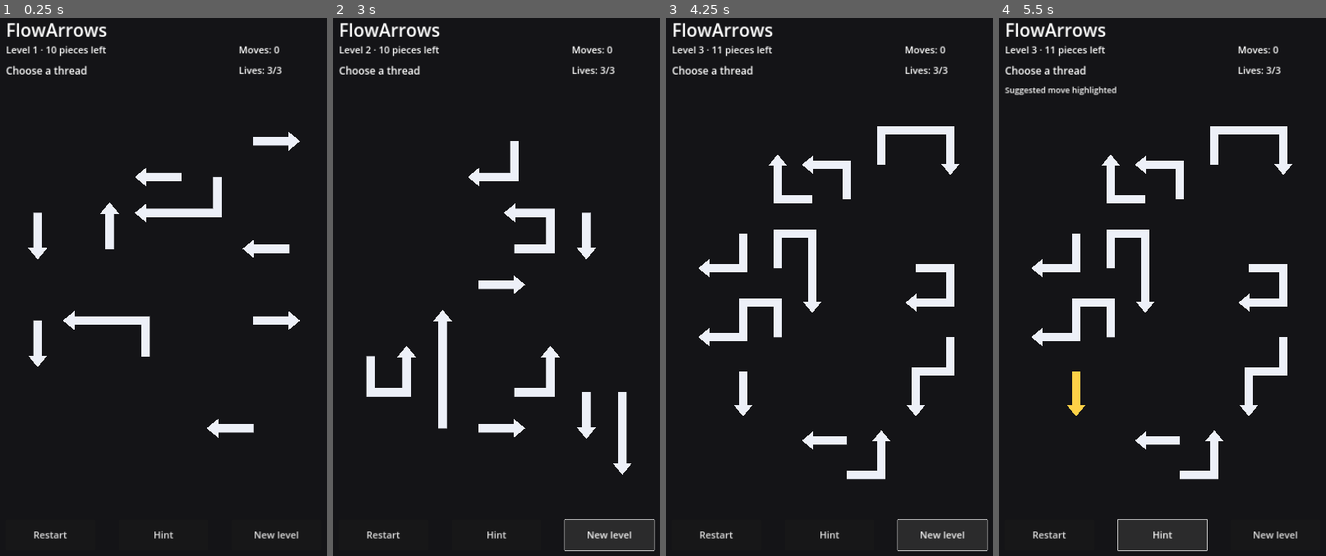
Above: before the commit, frames 1-4 (left to right).
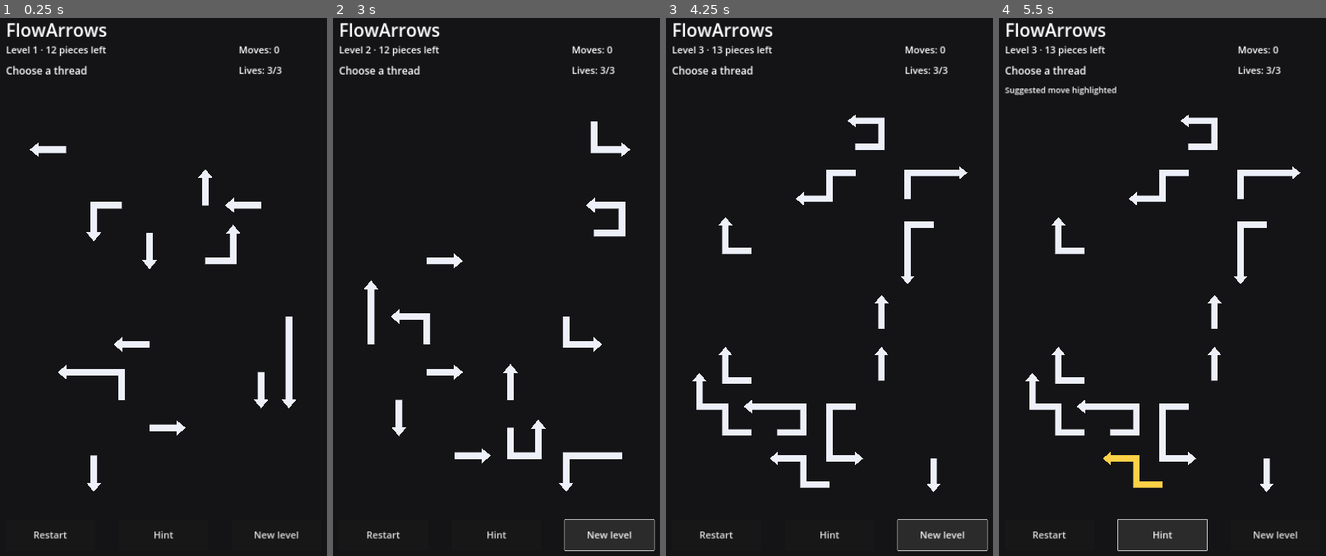
Above: after the commit, the same moments.

Repository: AiRigaLabs01/FlowArrows
Game: Godot game, scene res://src/game/main.tscn
Same seed, same stepped clock (60 frames per second), same inputs: the game is played once before the commit and once after it.
Inputs:
- Up to frame 1 (0.25 s): no input
- Up to frame 2 (3 s): click "Restart" at 0.5 s; click "Restart" at 1.25 s; click "Restart" at 2 s; click "New level" at 2.75 s
- Up to frame 3 (4.25 s): click "New level" at 3.5 s
- Up to frame 4 (5.5 s): click "Hint" at 4.25 s; click "Hint" at 5 s

The runs differ from the first frame. In frame 1, 5.5% of the frame differs, in the area x 8-92%, y 5-88%; in frame 2, 6.9%; in frame 3, 8.3%; in frame 4, 8.3%, in the area x 8-93%, y 5-89%.

Commit message:
Increase board resolution for denser mobile levels

Diff:
--- a/src/game/main.gd
+++ b/src/game/main.gd
@@ -5,12 +5,12 @@
 const FlowGenerator = preload("res://src/core/generator.gd")
 const PieceView = preload("res://src/game/piece_view.gd")
 
-const MAX_CELL_SIZE := 105.0
-const MIN_CELL_SIZE := 58.0
-const BOARD_AREA_POSITION := Vector2(70, 350)
-const BOARD_AREA_SIZE := Vector2(940, 1110)
-const START_PIECES := 10
-const MAX_PIECES := 16
+const MAX_CELL_SIZE := 88.0
+const MIN_CELL_SIZE := 46.0
+const BOARD_AREA_POSITION := Vector2(55, 335)
+const BOARD_AREA_SIZE := Vector2(970, 1140)
+const START_PIECES := 12
+const MAX_PIECES := 18
 const MAX_LIVES := 3
 
 var board
@@ -112,16 +112,16 @@
 
 func _board_size_for_level(level: int) -> Vector2i:
 	if level <= 2:
-		return Vector2i(8, 10)
+		return Vector2i(10, 14)
 	if level <= 4:
-		return Vector2i(8, 11)
+		return Vector2i(11, 15)
 	if level <= 7:
-		return Vector2i(9, 12)
+		return Vector2i(12, 16)
 	if level <= 11:
-		return Vector2i(10, 13)
+		return Vector2i(13, 17)
 	if level <= 16:
-		return Vector2i(10, 14)
-	return Vector2i(11, 15)
+		return Vector2i(14, 18)
+	return Vector2i(15, 19)
 
 func _update_board_layout() -> void:
 	var by_width: float = BOARD_AREA_SIZE.x / float(board.width)
